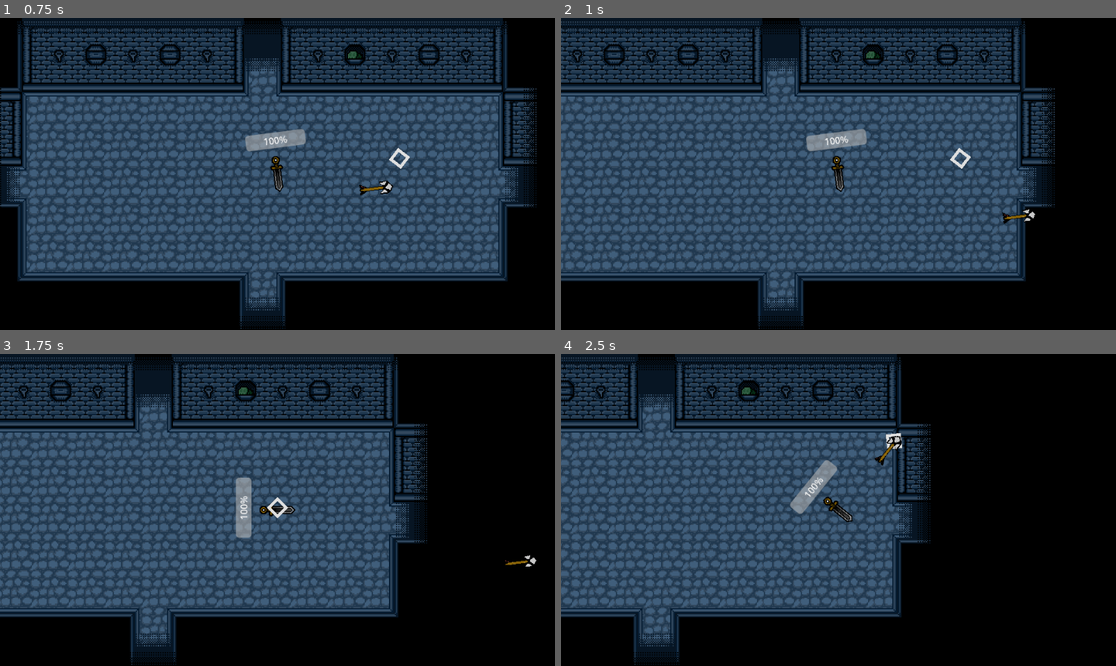
Above: before the commit, frames 1-4 (two rows, left to right).
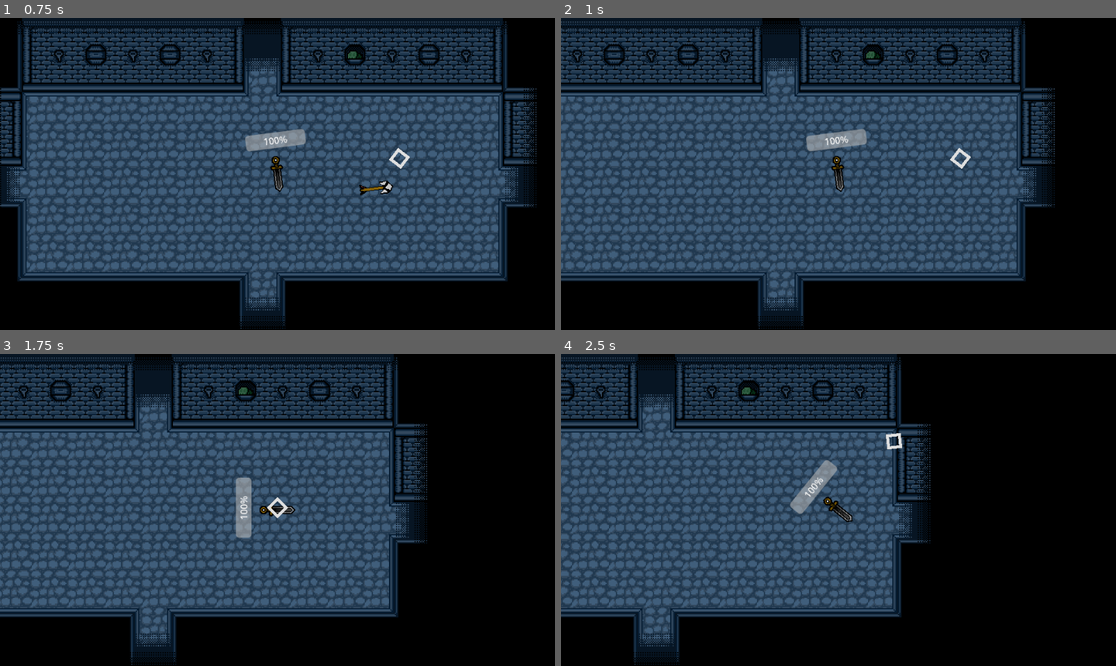
Above: after the commit, the same moments.

Repository: TheRealComedian/sam-pj16
Game: Godot game, scene res://scenes/game.tscn
Two runs of this game, one before a commit and one after it. Both use one fixed random seed, a clock stepped at 60 frames per second and the inputs below.
Inputs (mouse positions are in pixels of both pictures, inside the frame that each line leads up to):
- Up to frame 1 (0.75 s): tap Enter at 0.5 s; move the mouse to (399, 158) at 0.52 s; press the mouse at (399, 158) at 0.53 s; hold D (move_right) from 0.53 s (still down)
- Up to frame 2 (1 s): keep holding D (move_right)
- Up to frame 3 (1.75 s): release D (move_right) at 1.25 s; release the mouse at (399, 494) at 1.25 s; drag from (166, 525) to (277, 506) at 1.27 s
- Up to frame 4 (2.5 s): move the mouse to (894, 441) at 2.02 s; hold D (move_right) from 2.03 s (still down); hold Ctrl from 2.03 s (still down); click (894, 441) at 2.3 s

Frame 1 is identical in both runs. In frame 2, 0.1% of the frame differs, in the area x 79-86%, y 61-66%; in frame 3, less than 0.1%; in frame 4, 0.1%, in the area x 56-62%, y 26-36%.

Commit message:
modified arrow hitbox to track enemies

Diff:
--- a/scenes/entities/player/player.gd
+++ b/scenes/entities/player/player.gd
@@ -14,7 +14,7 @@
 
 var weapon_timer = 0.0
 var cooldown = 0.69
-var speed_bullet = 900
+var arrow_speed = 900
 
 ## rotation angle to orient something towards the cursor
 ##NOTE: default resting position is facing right (0.0)
@@ -58,6 +58,6 @@
 	arrow.global_position = shoot_position.global_position
 	#arrow.direction = global_position.direction_to(get_global_mouse_position())
 	arrow.rotation_degrees = rotation_degrees
-	arrow.linear_velocity = Vector2(speed_bullet,0).rotated(arrow.rotation)
+	arrow.linear_velocity = Vector2(arrow_speed,0).rotated(arrow.rotation)
 	add_child(arrow)
 	pass
--- a/scenes/entities/weapons/arrow.tscn
+++ b/scenes/entities/weapons/arrow.tscn
@@ -20,7 +20,7 @@
 texture = ExtResource("1_oh3p6")
 
 [node name="Hitbox" type="Area2D" parent="."]
-collision_layer = 13
+collision_layer = 77
 collision_mask = 0
 monitoring = false
 script = ExtResource("2_vqe3o")
@@ -31,8 +31,7 @@
 
 [node name="ImpactDetector" type="Area2D" parent="."]
 collision_layer = 0
-collision_mask = 13
-monitorable = false
+collision_mask = 77
 
 [node name="CollisionShape2D" type="CollisionShape2D" parent="ImpactDetector"]
 position = Vector2(48, 32)
--- a/scenes/entities/weapons/arrowhitbox.gd
+++ b/scenes/entities/weapons/arrowhitbox.gd
@@ -12,9 +12,11 @@
 func _process(delta: float) -> void:
 	pass
 
+#  Disable the hitbox once it hits a target or wall
 func set_disabled(is_disabled: bool) -> void:
 	collision_shape.set_deferred("disabled", is_disabled)
 
+#  Disappears once the hitbox hits a target or wall
 func _on_body_entered(body):
 	queue_free()
 	pass
